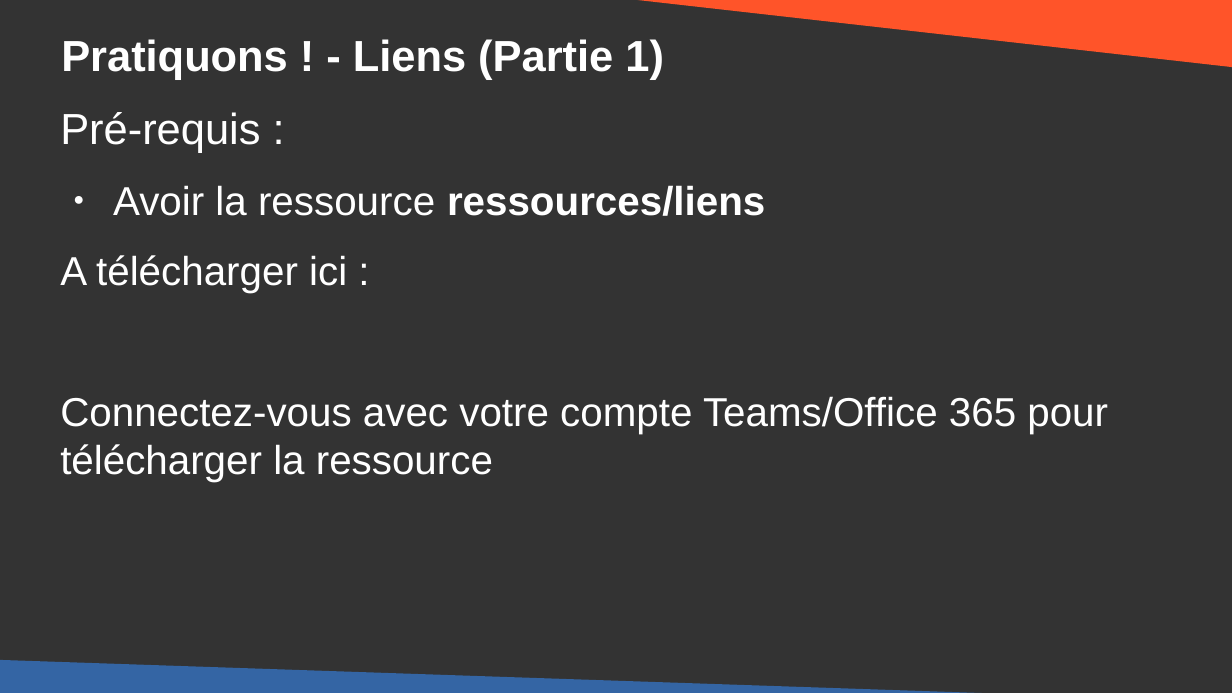
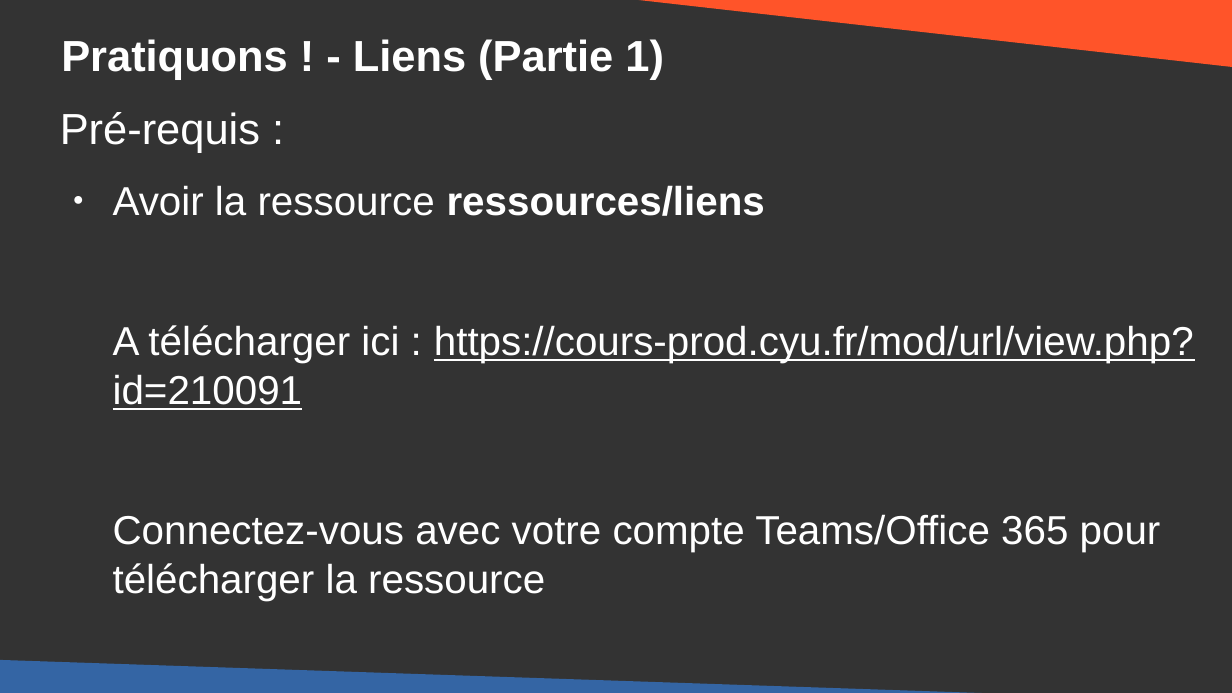
Before and after one commit to DanYellow/cours, a slide deck: slide 11 of integration-web-s1/travaux-pratiques/numero-6/presentation.odp (slide 24 before the commit). Drawn at 1232x693 pixels with LibreOffice and Linux fonts; fonts in the diff are those of the drawing. Boxes give left, top, right and bottom in pixels: in the first picture for what was removed or moved away, otherwise in the second. Text is boxed around its words. In the diff, an @@ line names an element or a change of style, - is before the commit and + after.

```diff
--- a/integration-web-s1/travaux-pratiques/numero-6/presentation.odp
+++ b/integration-web-s1/travaux-pratiques/numero-6/presentation.odp
@@ text at [113,325,1194,410]: text changed @@
-A télécharger ici :
+A télécharger ici : https://cours-prod.cyu.fr/mod/url/view.php?id=210091
```
Also in this commit, not shown: 1 other slide changed, 2 slides added, 1 slide removed, 3 other files.
